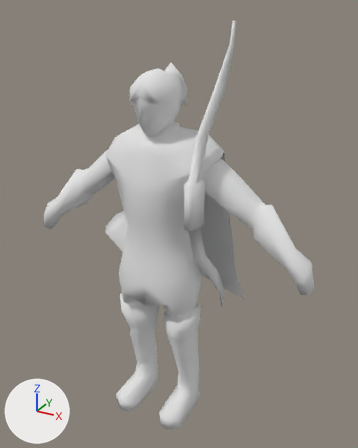
Renders of the Blender file sources/bowman_patroller/bowman_pattroler.blend from each side of a commit.
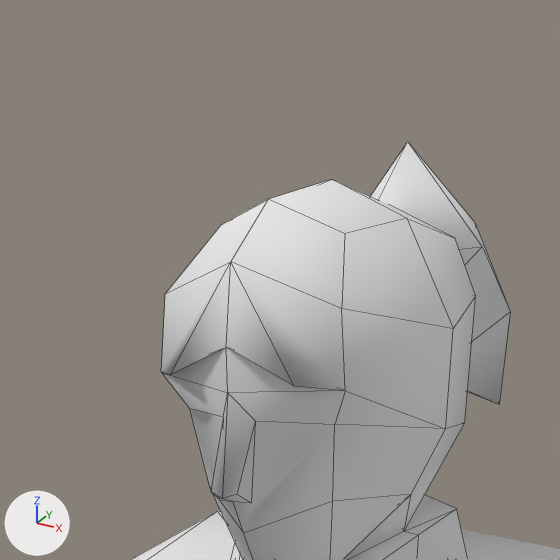
Each version appears first whole from a 50 mm lens placed at (1.37, -2.25, 2.43), pointed at (0.04, 0.17, 1.22), and next in a close-up on the part from 29% to 55% of the width and 8% to 29% of the height. Every picture has the same lights, and +X, +Y and +Z are marked at lower left. The close-ups show mesh edges as thin lines.

The first close-up shows 'bowman_patroller'.
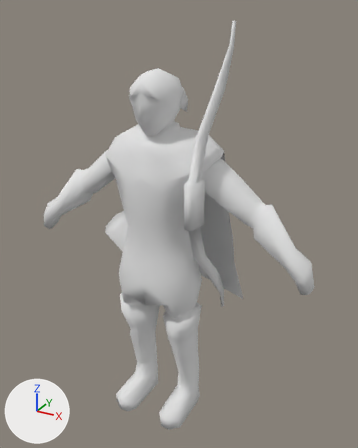
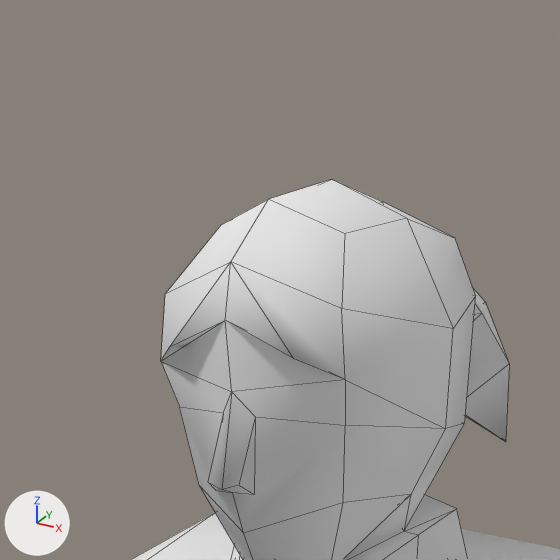
Where the change shows, as pixel boxes (x1, y1, x2, y2) in the close-ups (560 x 560 px; the box of a moved part takes in the faces that stretch with it):
'bowman_patroller', reshaped: before (131, 142, 560, 560); after (131, 179, 560, 560)
part 1 of me_untitled_004, moved or reshaped: before (371, 142, 510, 404); after (466, 290, 509, 442)
part 2 of me_untitled_004, moved or reshaped: (161, 262, 453, 560) in both

What the commit changed:
me_untitled_004 has 523 vertices, 530 faces and spans x -0.91..0.91, y -0.24..0.49, z 0.0..2.36.
me_untitled_004 is used by ob_bowman_patroller; location (0.0, 0.0, 0.0).
Before the commit, vertices of me_untitled_004: 3 (-0.09, -0.12, 1.99) at pixel (161, 372), 85 (-0.02, -0.15, 1.9) at pixel (219, 499), 86 (-0.01, -0.17, 1.91) at pixel (210, 491), 132 (-0.06, -0.15, 2.0) at pixel (170, 374), 209 (0.09, -0.12, 1.99) at pixel (345, 390).
Before the commit, vertices of me_untitled_004: 291 (0.02, -0.15, 1.9) at pixel (251, 503), 292 (0.01, -0.17, 1.91) at pixel (236, 494), 339 (0.06, -0.15, 2.0) at pixel (294, 386), 377 (0.0, -0.16, 1.9) at pixel (233, 501), 378 (0.0, -0.17, 1.9) at pixel (222, 498).
Before the commit, vertices of me_untitled_004: 379 (0.0, -0.16, 2.03) at pixel (226, 347).
me_untitled_004 part 1: the loose piece of 15 vertices spanning x -0.07..0.07, y 0.08..0.32, z 1.9..2.16 is scaled about its middle by (0.701, 0.817, 0.785), then moved by (0.0, 0.04, -0.06).
Part 2, on me_untitled_004:
Vertices 3, 85, 86, 209, 291, 292, 377, 378 of me_untitled_004 move by (0.0, 0.0, 0.01).
Vertices 132, 339, 379 of me_untitled_004 move by (0.0, 0.0, 0.02).
Vertex 14 of me_untitled_004 moves from (-0.06, -0.1, 1.89) at pixel (209, 486) to (-0.07, -0.1, 1.89) at pixel (199, 485).
Vertex 139 of me_untitled_004 moves from (-0.07, -0.11, 1.96) at pixel (189, 408) to (-0.08, -0.11, 1.96) at pixel (179, 407).
Vertex 220 of me_untitled_004 moves from (0.06, -0.1, 1.89) at pixel (332, 501) to (0.07, -0.1, 1.89) at pixel (343, 502).
Vertex 346 of me_untitled_004 moves from (0.07, -0.11, 1.96) at pixel (334, 424) to (0.08, -0.11, 1.96) at pixel (345, 425).
Vertex 362 of me_untitled_004 moves from (0.0, -0.16, 1.99) at pixel (227, 392) to (0.0, -0.15, 1.99) at pixel (231, 391).
